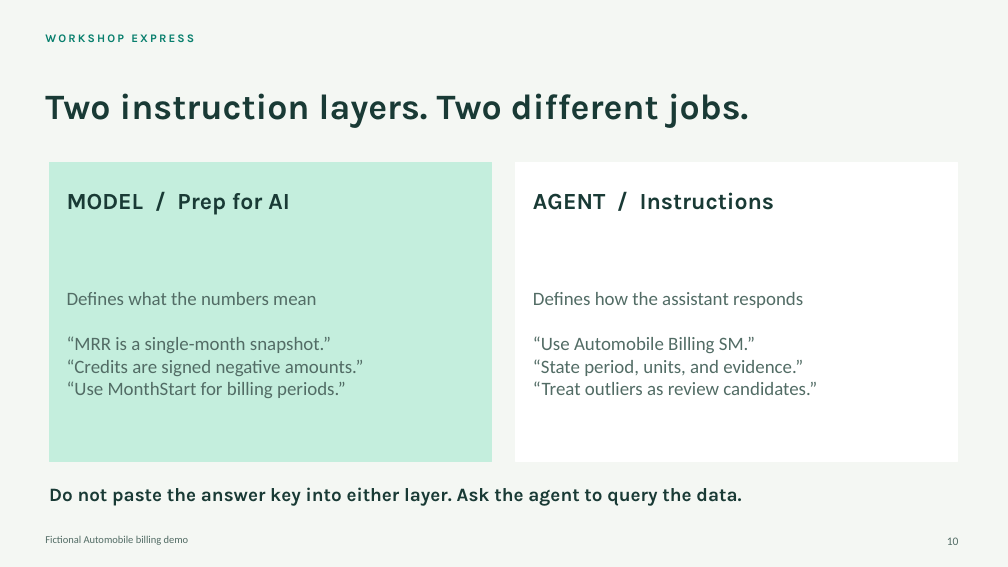
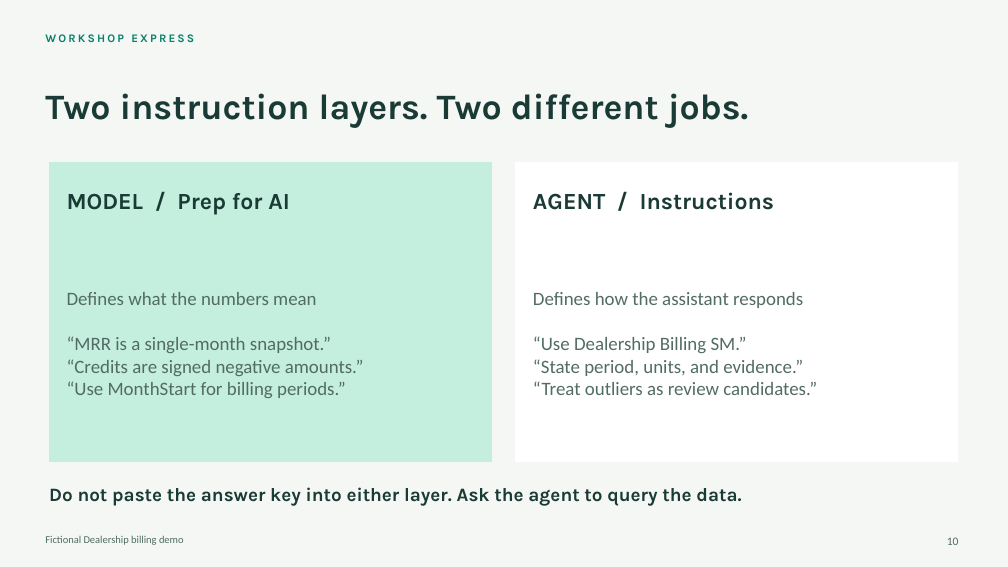
Before and after one commit to krepko7/FabricDataAgents1, a slide deck: slide 10 of workshop-express/Workshop-Express.pptx. Drawn at 1008x567 pixels with LibreOffice and Linux fonts; fonts in the diff are those of the drawing. Boxes give left, top, right and bottom in pixels: in the first picture for what was removed or moved away, otherwise in the second. Text is boxed around its words. In the diff, an @@ line names an element or a change of style, - is before the commit and + after.

```diff
--- a/workshop-express/Workshop-Express.pptx
+++ b/workshop-express/Workshop-Express.pptx
@@ text at <box>533,337,747,353</box>: text changed @@
-“Use Automobile Billing SM.”
+“Use Dealership Billing SM.”
@@ text at <box>45,535,184,545</box>: text changed @@
-Fictional Automobile billing demo
+Fictional Dealership billing demo
```
Also in this commit, not shown: 19 other slides changed, 11 other files.
